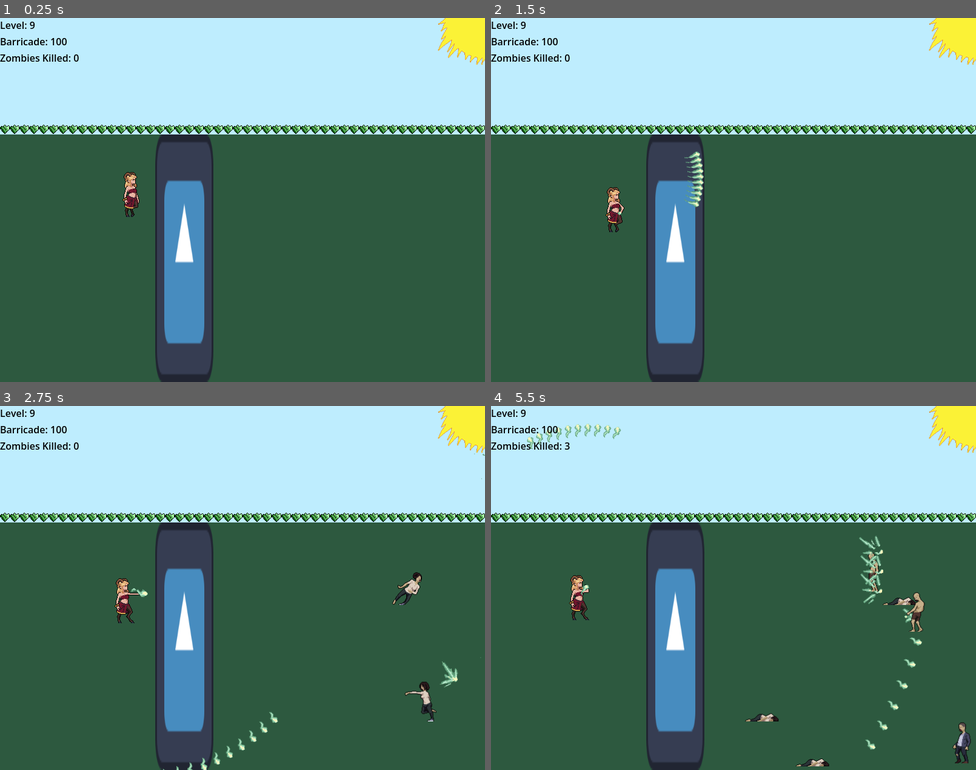
Above: before the commit, frames 1-4 (two rows, left to right).
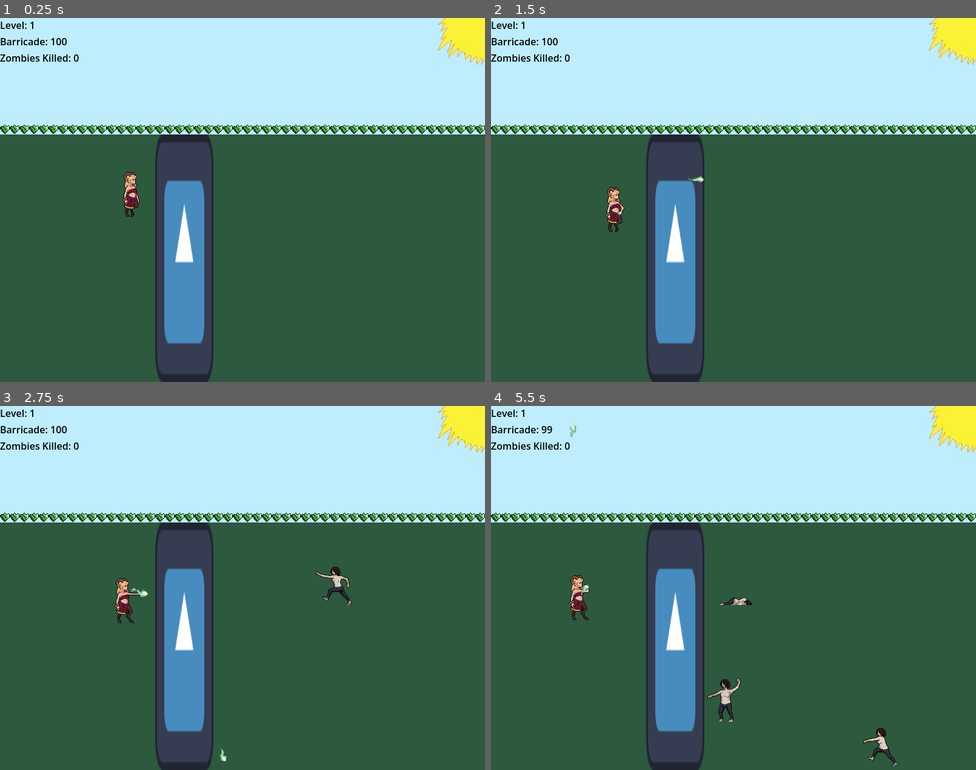
Above: after the commit, the same moments.

Repository: arko-poet/godot-games
Game: Godot game, scene res://main.tscn
Two runs of this game, one before a commit and one after it. Both use one fixed random seed, a clock stepped at 60 frames per second and the inputs below. The engine's default icon, where the game draws it, is replaced by a stand-in: a white triangle on a blue panel in a dark square.
Inputs (mouse positions are in pixels of both pictures, inside the frame that each line leads up to):
- Up to frame 1 (0.25 s): no input
- Up to frame 2 (1.5 s): move the mouse to (840, 181) at 0.52 s; hold D (move_right) 0.53-1.28 s; click (840, 181) at 0.6 s; move the mouse to (636, 218) at 1.27 s; hold S (move_down) from 1.28 s (still down); click (636, 218) at 1.35 s
- Up to frame 3 (2.75 s): move the mouse to (291, 507) at 2.02 s; release S (move_down) at 2.03 s; hold D (move_right) from 2.03 s (still down); click (291, 507) at 2.1 s
- Up to frame 4 (5.5 s): move the mouse to (709, 660) at 2.77 s; release D (move_right) at 2.78 s; hold W (move_up) 2.78-3.53 s; click (709, 660) at 2.85 s; move the mouse to (879, 642) at 3.52 s; hold A (move_left) 3.53-5.03 s; click (879, 642) at 3.6 s; move the mouse to (588, 533) at 4.27 s; click (588, 533) at 4.35 s; move the mouse to (757, 588) at 5.02 s; hold S (move_down) from 5.03 s (still down); click (757, 588) at 5.1 s

The runs differ from the first frame. In frame 1, less than 0.1% of the frame differs, in the area x 6-8%, y 1-3%; in frame 2, 0.3%; in frame 3, 1.1%; in frame 4, 2.3%, in the area x 6-99%, y 1-99%.

Commit message:
chore: game balance

Diff:
--- a/last_stand/global.gd
+++ b/last_stand/global.gd
@@ -1,6 +1,6 @@
 extends Node
 
-const LEVEL_RESOURCES := 10
+const LEVEL_RESOURCES := 12
 
 
 var level : int
@@ -17,14 +17,14 @@
 
 
 func new_game() -> void:
-	level = 9
+	level = 1
 	zombies_killed = 0
 	health = 100
 	resources = LEVEL_RESOURCES
-	number_of_projectiles = 10
+	number_of_projectiles = 1
 	upgrade_weapon_progress = 0
-	projectile_damage = 10
+	projectile_damage = 1
 	cast_speed = 0.5
-	max_zombies = 10
+	max_zombies = 8
 	spawn_rate = 1.5
 	upgrade_weapon_cost = 6
--- a/last_stand/main.gd
+++ b/last_stand/main.gd
@@ -36,7 +36,7 @@
 
 func _on_upgrade_screen_next_level() -> void:
 	Global.level += 1
-	Global.max_zombies += 10
+	Global.max_zombies += 4
 	$UpgradeScreen.hide()
 	combat = COMBAT_SCENE.instantiate()
 	add_child(combat)
--- a/last_stand/upgrade_screen.gd
+++ b/last_stand/upgrade_screen.gd
@@ -27,7 +27,7 @@
 	if Global.resources > 0:
 		Global.resources -= 1
 		# upgrades cycle through damage, speed and projectiles
-		if Global.upgrade_weapon_progress < 5:
+		if Global.upgrade_weapon_progress < Global.upgrade_weapon_cost - 1:
 			Global.upgrade_weapon_progress += 1
 		else:
 			Global.upgrade_weapon_progress = 0
